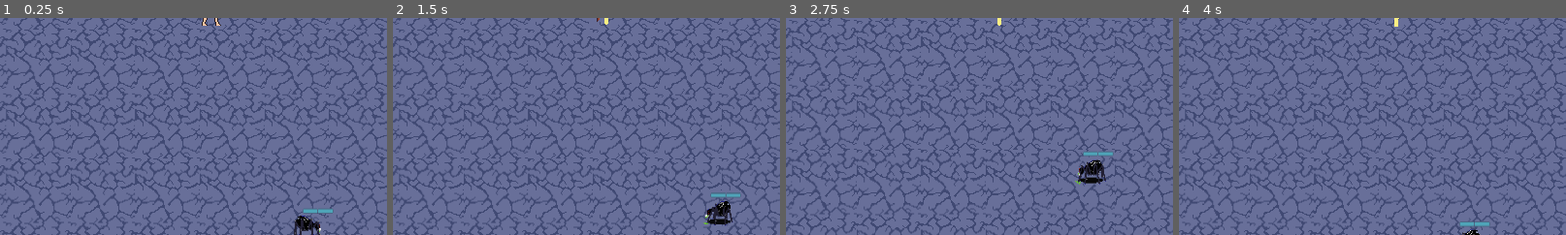
Above: before the commit, frames 1-4 (left to right).
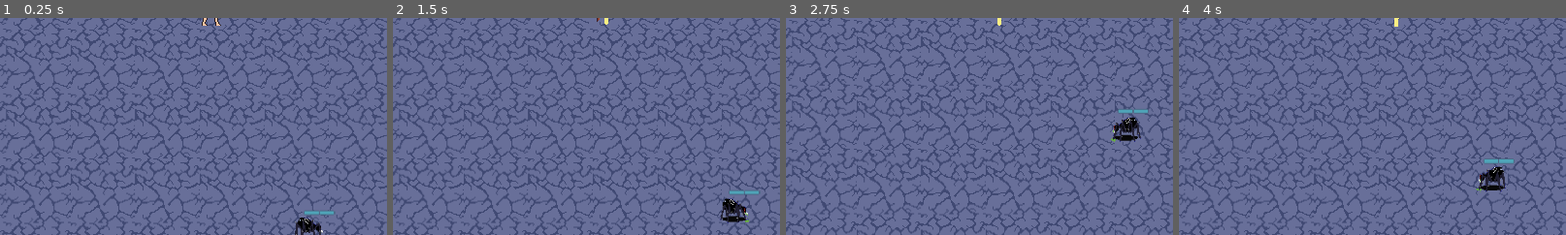
Above: after the commit, the same moments.

Repository: Naitais/battle-and-exploration-mode
Game: Godot game, scene res://scenes/main.tscn
The game is run twice, just before and just after one commit, with the same random seed, the same clock (stepped at 60 frames per second) and the same inputs.
Inputs (mouse positions are % of the whole screen's width and height, from its top left):
- Up to frame 1 (0.25 s): no input
- Up to frame 2 (1.5 s): tap Enter at 0.5 s; move the mouse to (72, 45) at 0.52 s; press the mouse at (72, 45) at 0.53 s; hold D (right) 0.53-1.28 s; move the mouse to (30, 55) at 1.27 s; release the mouse at (30, 55) at 1.28 s; hold S (down) from 1.28 s (still down); click (30, 55) at 1.35 s
- Up to frame 3 (2.75 s): move the mouse to (60, 28) at 2.02 s; release S (down) at 2.03 s; press the mouse at (60, 28) at 2.03 s; hold D (right) from 2.03 s (still down)
- Up to frame 4 (4 s): move the mouse to (45, 70) at 2.77 s; release D (right) at 2.78 s; release the mouse at (45, 70) at 2.78 s; hold W (up) 2.78-3.53 s; click (45, 70) at 2.85 s; move the mouse to (80, 65) at 3.52 s; press the mouse at (80, 65) at 3.53 s; hold A (left) from 3.53 s (still down)
The pictures show only the part of the screen within x 23-73%, y 50-100%; the shares and areas given below are measured in that part.

The runs differ from the first frame. In frame 1, 0.5% of the frame differs, in the area x 75-87%, y 87-100%; in frame 2, 1.1%; in frame 3, 1.4%, in the area x 74-94%, y 41-77%; in frame 4, 1.0%.

Commit message:
created basic functions and procedures for mob_pack management

Diff:
--- a/scenes/exploration_map.gd
+++ b/scenes/exploration_map.gd
@@ -1,10 +1,13 @@
 extends Node2D
-
+var spider = load("res://scenes/spider.tscn").instantiate() #mobs should be instantiates in their map not here
 
 # Called when the node enters the scene tree for the first time.
 func _ready():
-	print(mod_pack_difficulty_rating(randomize_mob_pack_data()))
+	#print(mod_pack_difficulty_rating(randomize_mob_pack_data()))
+	spawn_mob_from_mob_pack(get_strongest_mob(randomize_mob_pack_data()))
+	#los mobs deberian ser agregados por el mapa en el cual spawnean
 
+	spider.global_position = Vector2(100,200)
 # Called every frame. 'delta' is the elapsed time since the previous frame.
 func _process(delta):
 	pass
@@ -20,7 +23,9 @@
 	for i in range(num_mobs):
 		var mob_data = {
 				"mob_type": mob_types[randi() % mob_types.size()],
-				"mob_level": randi() % 5 + 1,  # Adjust the level range as needed
+				"mob_level": randi() % 5 + 1,
+				"power": randi() % 100 + 1,  # Adjust the level range as needed
+				#power should be the result of a mob's stats
 				# Add other stats as needed
 			}
 		mob_pack_data.append(mob_data)
@@ -31,11 +36,36 @@
 func mod_pack_difficulty_rating(mob_pack) -> int:
 	var mob_count: int = 0
 	var mob_sum_levels: int = 0
+	var pack_power: int = 0
+	#power should be the result of a mob's stats
 	for mob_data in mob_pack:
 		mob_count +=1
 		mob_sum_levels += mob_data.get("mob_level")
-
+		pack_power += mob_data.get("power")
+	pack_power = pack_power / mob_count
 	var mob_pack_rating: int
-	mob_pack_rating += mob_count + mob_sum_levels
+	mob_pack_rating += mob_count + mob_sum_levels + pack_power
 
 	return mob_pack_rating
+
+func get_strongest_mob(mob_pack):
+	#this function will look for the strongest mob in a mob_pack
+	var mob_power_list = []
+	for mob_data in mob_pack:
+		mob_power_list.append(mob_data.get("power"))
+
+	var max_mob_power: int = mob_power_list.max()
+
+	for mob_data in mob_pack:
+		if mob_data.get("power") == max_mob_power:
+		#this can cause problems if two mobs have the same power level
+			return [mob_data, mob_pack]
+
+func spawn_mob_from_mob_pack(strongest_mob_data):
+	var strongest_mob_type: String = strongest_mob_data[0].get("mob_type")
+	var mob_pack: Array = strongest_mob_data[1]
+	GlobalVar.spawned_mob_packs.append(mob_pack)
+	add_child(spider)
+	#here we would add the strongest mob from the mob pack but i need to create the rest of the mobs
+	#I still need to think about the locations I would place the mobs in
+	#maybe I will make it spawn in a random area of specific spots of the map
--- a/scenes/game_world.tscn
+++ b/scenes/game_world.tscn
@@ -1,10 +1,11 @@
-[gd_scene load_steps=6 format=3 uid="uid://bnkhfj65i0ylx"]
+[gd_scene load_steps=7 format=3 uid="uid://bnkhfj65i0ylx"]
 
 [ext_resource type="Script" path="res://scripts/gameWorld.gd" id="1_e2akv"]
 [ext_resource type="Script" path="res://scripts/State Machine.gd" id="2_qrjuw"]
 [ext_resource type="Script" path="res://scripts/combat_mode_state.gd" id="3_ulnwx"]
 [ext_resource type="Script" path="res://scripts/exploration_mode_state.gd" id="4_78xmb"]
 [ext_resource type="PackedScene" uid="uid://kgtxgpf05tf7" path="res://scenes/ui.tscn" id="5_idnic"]
+[ext_resource type="Script" path="res://scenes/ui.gd" id="6_gykcb"]
 
 [node name="gameWorld" type="Node2D"]
 script = ExtResource("1_e2akv")
@@ -22,3 +23,4 @@
 game_world = NodePath("../..")
 
 [node name="UI" parent="." instance=ExtResource("5_idnic")]
+script = ExtResource("6_gykcb")
--- /dev/null
+++ b/scenes/ui.gd
@@ -0,0 +1,16 @@
+extends CanvasLayer
+
+
+#use a state machine to manage the tooltip for the info of mob_packs also it will show a different
+#tooltip if the game mode is battle mode
+#in exploration mode it would be info about the mob_pack
+#in combat mode it will be more specific info about the mob it self like armor, magic resist, skills etc
+
+# Called when the node enters the scene tree for the first time.
+func _ready():
+	pass # Replace with function body.
+
+
+# Called every frame. 'delta' is the elapsed time since the previous frame.
+func _process(delta):
+	pass
--- a/scripts/baseEntity.gd
+++ b/scripts/baseEntity.gd
@@ -2,6 +2,8 @@
 extends CharacterBody2D
 
 #ESTADISTICAS BASE
+@export var level: int = 0
+
 @export var max_health: int = 10
 @export var health: int = max_health
 
--- a/scripts/gameWorld.gd
+++ b/scripts/gameWorld.gd
@@ -3,7 +3,7 @@
 var exploration_map = load("res://scenes/exploration_map.tscn").instantiate()
 var cave_combat_map = load("res://scenes/cave_combat_map.tscn").instantiate()
 var player = load("res://scenes/player.tscn").instantiate()
-var spider = load("res://scenes/spider.tscn").instantiate() #mobs should be instantiates in their map not here
+
 
 @export var playerr: Player
 
@@ -16,10 +16,9 @@
 	combat_mode_state.combat_mode_active.connect(state_machine.change_state.bind(combat_mode_state))
 	add_child(exploration_map)
 	add_child(player)
-	add_child(spider) #los mobs deberian ser agregados por el mapa en el cual spawnean
-	#add_child(spider)
 
-	spider.global_position = Vector2(100,200)
+
+
 
 func _process(delta):
 	if GlobalVar.combat_mode and GlobalVar.exploration_mode == false:
@@ -32,8 +31,8 @@
 			add_child(cave_combat_map)
 			move_child(cave_combat_map, 0) #con esta funcion el mapa que cargo siempre esta primero en el orden de nodos
 
-			player.position = cave_combat_map.get_node("TileMap").map_to_local(Vector2(0, 4))
-			spider.position = cave_combat_map.get_node("TileMap").map_to_local(Vector2(11, 4))
+	#		player.position = cave_combat_map.get_node("TileMap").map_to_local(Vector2(0, 4))
+	#		spider.position = cave_combat_map.get_node("TileMap").map_to_local(Vector2(11, 4))
 
 
 	if Input.is_action_pressed("exit"):
--- a/scripts/globalVar.gd
+++ b/scripts/globalVar.gd
@@ -7,6 +7,11 @@
 var player: CharacterBody2D
 var exploration_mode: bool = true
 var combat_mode: bool
+var spawned_mob_packs: Array
+#in the futurre I will need a globalvar for different things such as managing spawned mob packs
+#this array stores every spawned mob_pack so that when a combat starts, it will get a specific mob_pack
+#(maybe it will get the mob_pack id when I get a database) to spawn every mob in the pack in a battle map
+
 
 func _physics_process(_delta):
 	#print(on_hand_weapon_slot_one)
